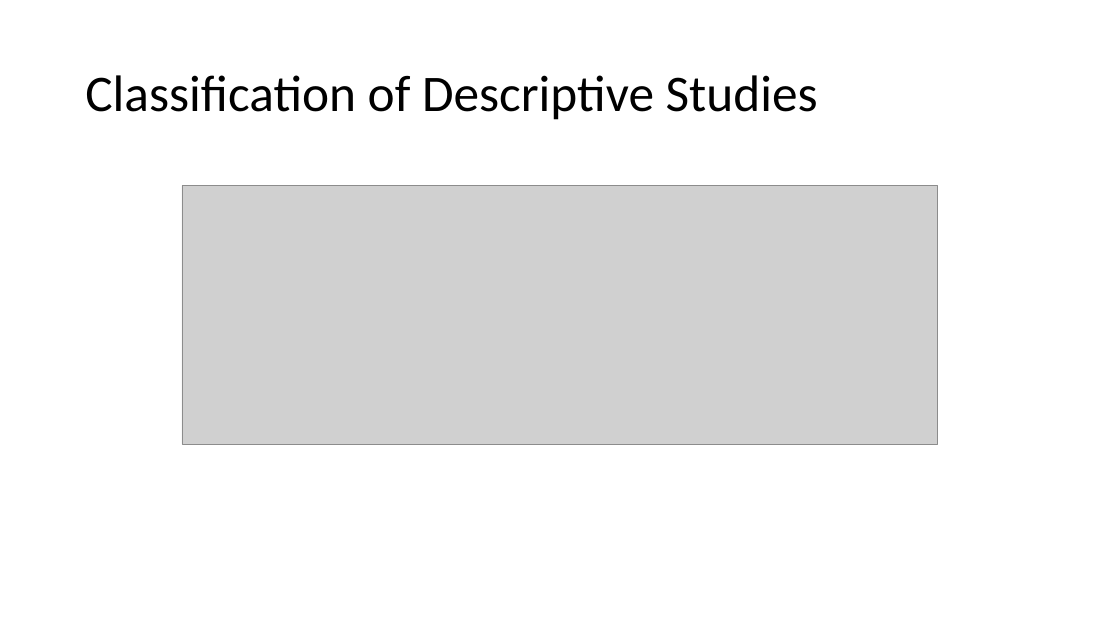
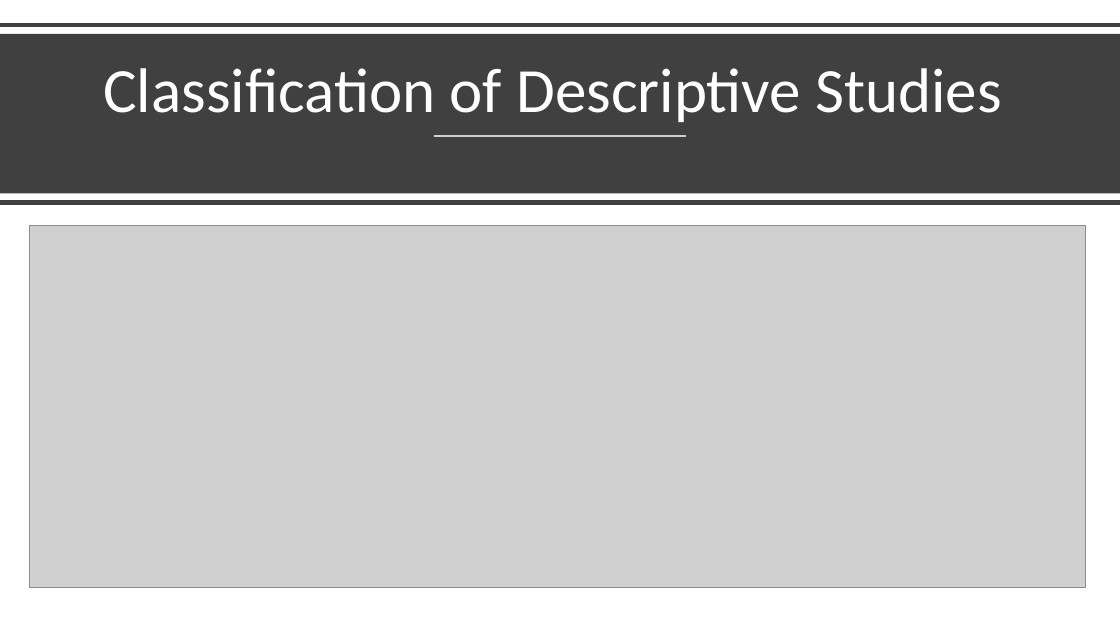
Before and after one commit to mikenguyen13/mar4050, a slide deck: slide 5 of lectures/5/1_Research Presentation.pptx. Drawn at 1120x630 pixels with LibreOffice and Linux fonts; fonts in the diff are those of the drawing; grey boxes stand for pictures. Boxes give left, top, right and bottom in pixels: in the first picture for what was removed or moved away, otherwise in the second. Text is boxed around its words. In the diff, an @@ line names an element or a change of style, - is before the commit and + after.

```diff
--- a/lectures/5/1_Research Presentation.pptx
+++ b/lectures/5/1_Research Presentation.pptx
@@ line added from (0, 25) to (1120, 25), #404040 4 pt @@
@@ rectangle added at box(0, 34, 1120, 193), fill #404040 @@
@@ title "Classification of Descriptive Studies": place and size @@
-title "Classification of Descriptive Studies" at box(85, 75, 818, 120)
+title "Classification of Descriptive Studies" at box(103, 68, 1001, 122)
@@ title "Classification of Descriptive Studies" at box(103, 68, 1001, 122): size 44 to 54 pt, text colour #000000 to #FFFFFF; alignment left to centre; vertical alignment middle to bottom @@
@@ line added from (434, 136) to (686, 136), #FFFFFF 1.5 pt @@
@@ line added from (0, 202) to (1120, 202), #404040 4 pt @@
@@ picture: place and size @@
-picture at box(182, 186, 939, 444)
+picture at box(29, 226, 1086, 588)
```
Also in this commit, not shown: 9 other slides changed, 12 other files.
